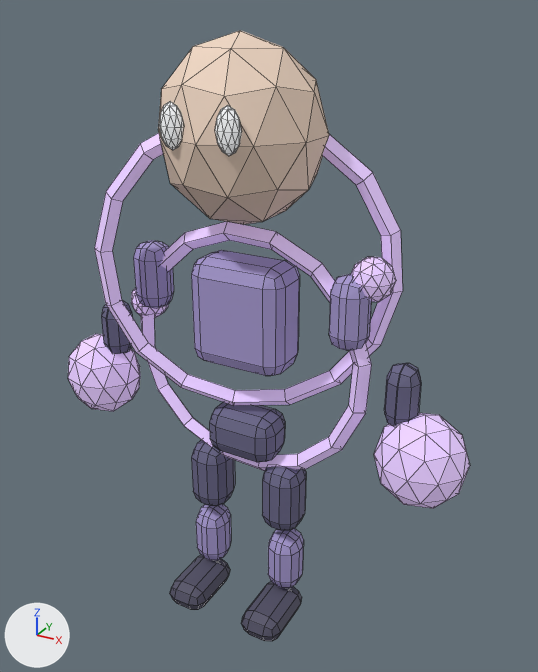
A saved change to the Blender file assets/blender/fighters/orion-vell/orion-vell.blend.
Rendered twice from a 50 mm lens placed at (1.33, -2.24, 2.39), pointed at (0.07, 0.06, 1.24). The lights are fixed; the arrows at lower left show +X, +Y and +Z. The older version comes first. Mesh edges are drawn as thin lines.

Objects in the first picture: 'boot_R', 'gravity_orb_L', 'gravity_orb_R', 'hand_L', 'hand_R', 'head_mesh', 'hips_mesh', 'orbit_ring_0', 'orbit_ring_1', 'torso_mesh', 'upper_arm_R', 'upper_leg_L', 'upper_leg_R' and 8 more.
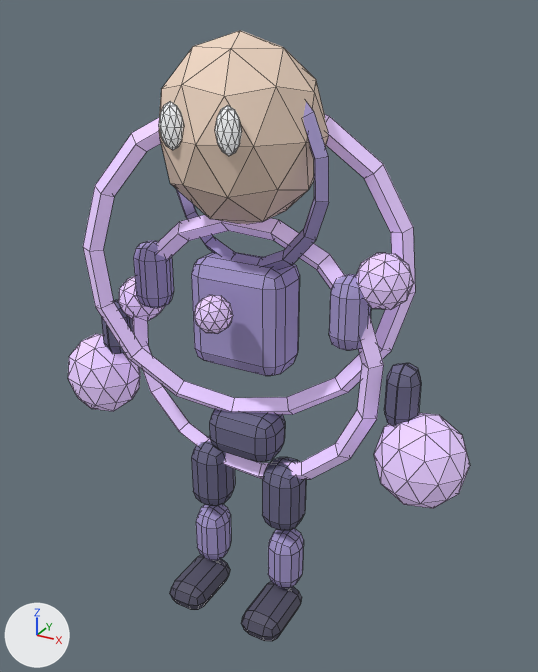
Boxes (x1, y1, x2, y2) around the edits, measured in the pictures (538 x 672 px):
'orbit_ring_1', reshaped (7% wider, 10% taller): before (94, 133, 403, 406); after (83, 114, 415, 415)
'orbit_ring_0', reshaped (9% wider, 6% taller): before (141, 222, 372, 471); after (132, 215, 384, 479)
'orbit_ring_2', added: after (176, 102, 329, 270)
'gravity_orb_R', moved, rescaled (28% wider, 26% taller): before (351, 257, 396, 302); after (356, 253, 414, 310)
'gravity_orb_C', added (purple): after (194, 295, 233, 334)
'gravity_orb_L', moved, rescaled: before (131, 288, 168, 318); after (118, 276, 165, 321)

Patch to the scene script:
```diff
--- a/assets/blender/fighters/orion-vell/orion-vell.blend.py
+++ b/assets/blender/fighters/orion-vell/orion-vell.blend.py
@@ me_torus @@
 # used by ob_orbit_ring_0; location = (0.0, 0.0, 1.18); rotation_euler = (1.571, 0.25, 0.0), in degrees (90, 14, 0)
-me_torus.from_pydata(...)  # 64 vertices, 64 faces; spans x -0.515..0.515, y -0.515..0.515, z -0.035..0.035
+me_torus.from_pydata(...)  # 64 vertices, 64 faces; spans x -0.56..0.56, y -0.56..0.56, z -0.04..0.04
+# me_torus part 1: 64 of 64 vertices moved; they spanned x -0.515..0.515, y -0.515..0.515, z -0.035..0.035 and now span x -0.56..0.56, y -0.56..0.56, z -0.04..0.04; mean shift (0.0, 0.0, 0.0)
 me_torus.materials.append(mat_orion_vell_accent)
@@ me_torus_001 @@
 # used by ob_orbit_ring_1; location = (0.0, 0.0, 1.52); rotation_euler = (1.571, -0.3, 0.35), in degrees (90, -17, 20)
-me_torus_001.from_pydata(...)  # 64 vertices, 64 faces; spans x -0.575..0.575, y -0.575..0.575, z -0.035..0.035
+me_torus_001.from_pydata(...)  # 64 vertices, 64 faces; spans x -0.62..0.62, y -0.62..0.62, z -0.04..0.04
+# me_torus_001 part 2: 64 of 64 vertices moved; they spanned x -0.575..0.575, y -0.575..0.575, z -0.035..0.035 and now span x -0.62..0.62, y -0.62..0.62, z -0.04..0.04; mean shift (0.0, 0.0, 0.0)
 me_torus_001.materials.append(mat_orion_vell_accent)
@@ me_icosphere_005 @@
 # used by ob_gravity_orb_l; location = (-0.48, 0.04, 1.3)
-me_icosphere_005.from_pydata(...)  # 42 vertices, 80 faces; spans x -0.076..0.076, y -0.08..0.08, z -0.08..0.08
+me_icosphere_005.from_pydata(...)  # 42 vertices, 80 faces; spans x -0.095..0.095, y -0.1..0.1, z -0.1..0.1
+# me_icosphere_005 part 3: the whole mesh is scaled about its middle by 1.25
 me_icosphere_005.materials.append(mat_orion_vell_accent)
@@ me_icosphere_006 @@
 # used by ob_gravity_orb_r; location = (0.48, 0.04, 1.55)
-me_icosphere_006.from_pydata(...)  # 42 vertices, 80 faces; spans x -0.076..0.076, y -0.08..0.08, z -0.08..0.08
+me_icosphere_006.from_pydata(...)  # 42 vertices, 80 faces; spans x -0.095..0.095, y -0.1..0.1, z -0.1..0.1
+# me_icosphere_006 part 4: the whole mesh is scaled about its middle by 1.25
 me_icosphere_006.materials.append(mat_orion_vell_accent)
@@ me_icosphere_007 @@
+me_icosphere_007.from_pydata(...)  # an icosphere of 80 faces spanning x -0.0666..0.0666, y -0.07..0.07, z -0.07..0.07
+me_icosphere_007.materials.append(mat_orion_vell_accent)  # purple #e5c9ff, glowing purple #e5c9ff
@@ me_torus_002 @@
+me_torus_002.from_pydata(...)  # 64 vertices, 64 faces; spans x -0.37..0.37, y -0.37..0.37, z -0.03..0.03
+me_torus_002.materials.append(mat_orion_vell_primary)  # purple #a99bd3
@@ ob_gravity_orb_l @@
 ob_gravity_orb_l = bpy.data.objects.new('gravity_orb_L', me_icosphere_005)
-ob_gravity_orb_l.location = (-0.48, 0.04, 1.3)
+ob_gravity_orb_l.location = (-0.52, 0.04, 1.3)
@@ ob_gravity_orb_r @@
 ob_gravity_orb_r = bpy.data.objects.new('gravity_orb_R', me_icosphere_006)
-ob_gravity_orb_r.location = (0.48, 0.04, 1.55)
+ob_gravity_orb_r.location = (0.52, 0.04, 1.55)
@@ ob_gravity_orb_c @@
+ob_gravity_orb_c = bpy.data.objects.new('gravity_orb_C', me_icosphere_007)
+ob_gravity_orb_c.location = (0.0, -0.22, 1.42)
@@ ob_orbit_ring_2 @@
+ob_orbit_ring_2 = bpy.data.objects.new('orbit_ring_2', me_torus_002)
+ob_orbit_ring_2.location = (0.0, 0.0, 1.88)
+ob_orbit_ring_2.rotation_euler = (1.571, 0.15, -0.2)  # degrees (90, 8.6, -11)
```
